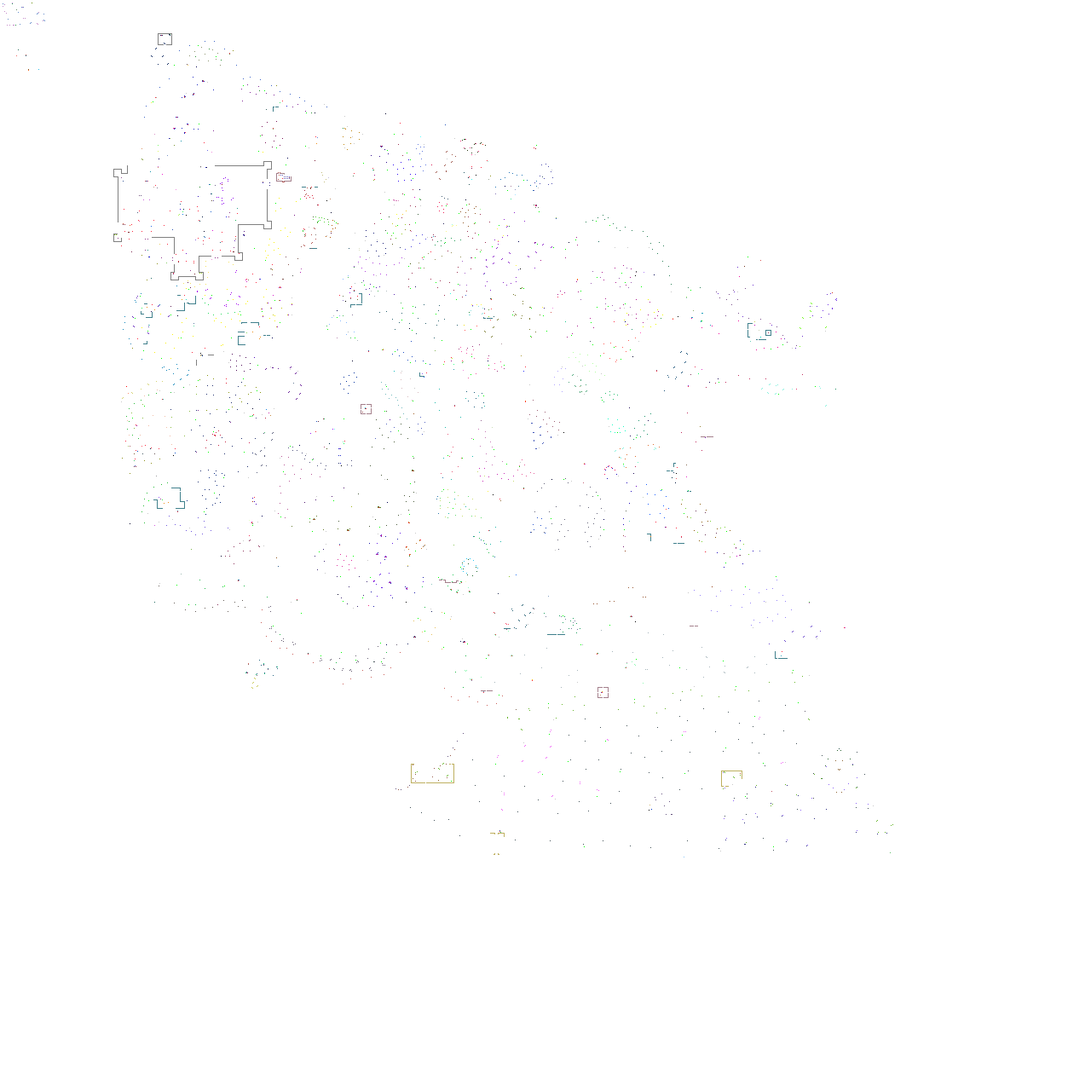
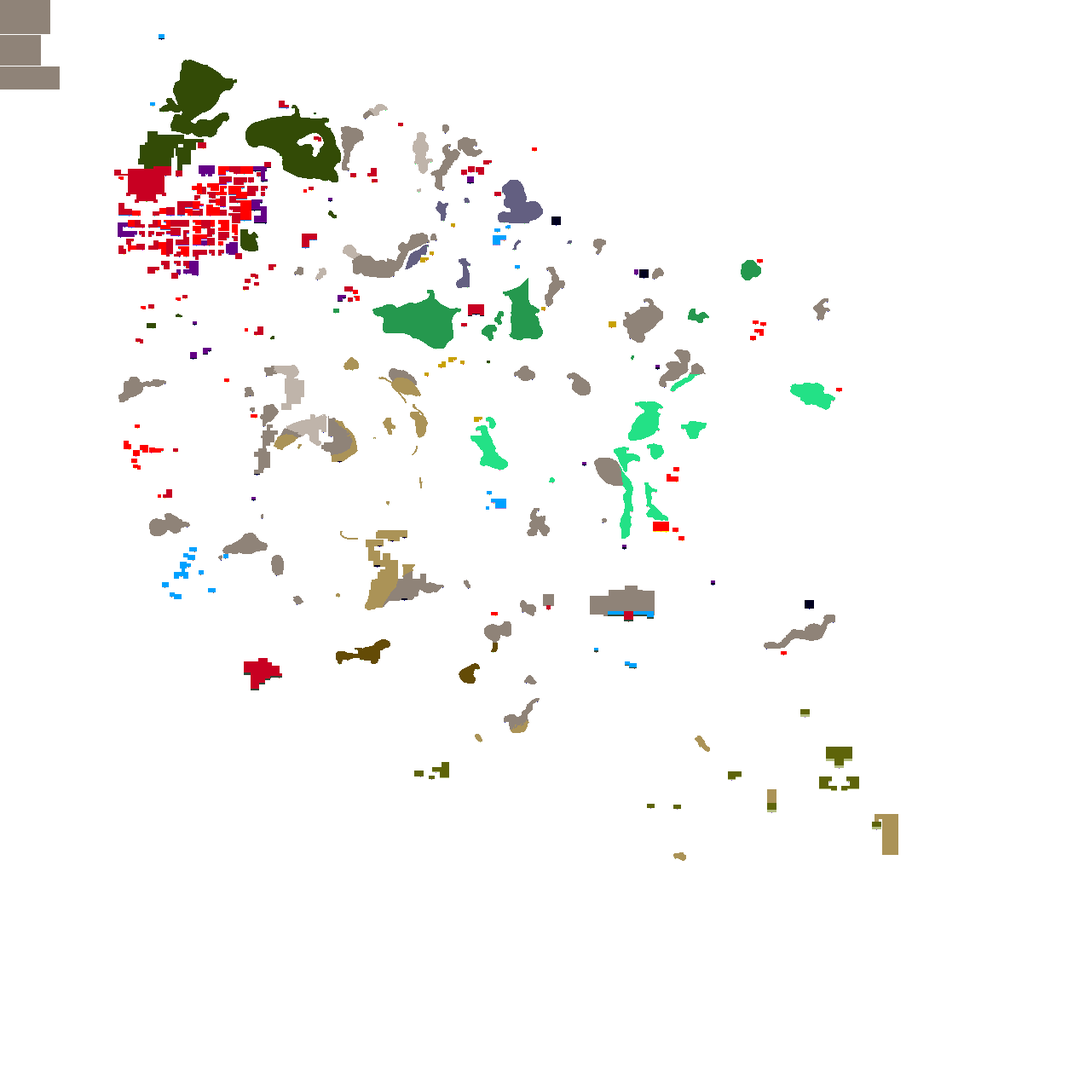
Two versions of the same layered image (1091x1091). Layer-by-layer changes:
hid "stuff", painted on it over box(2, 2, 894, 858)
showed "cover", painted on it over box(0, 0, 899, 862)
